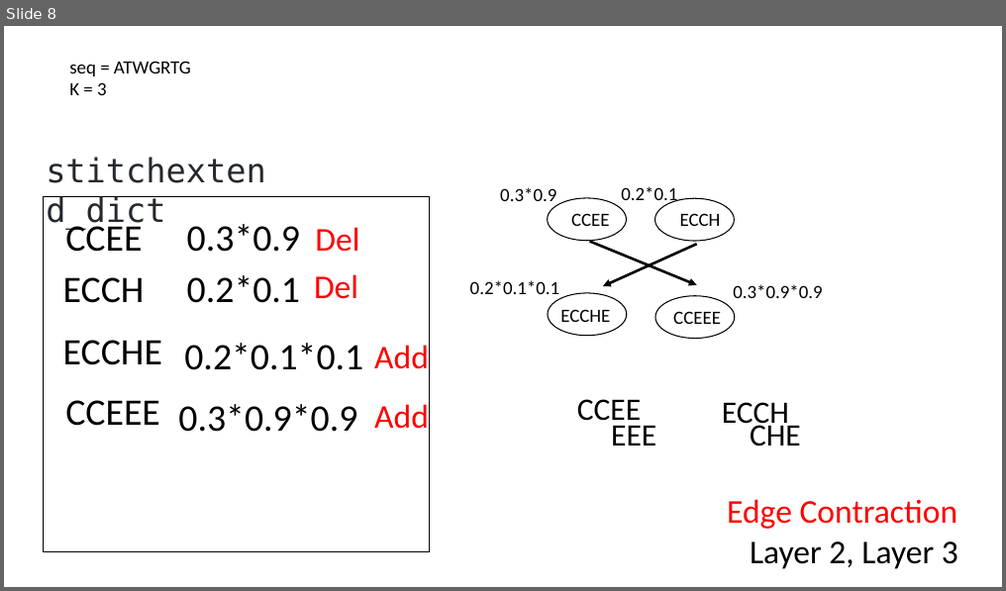
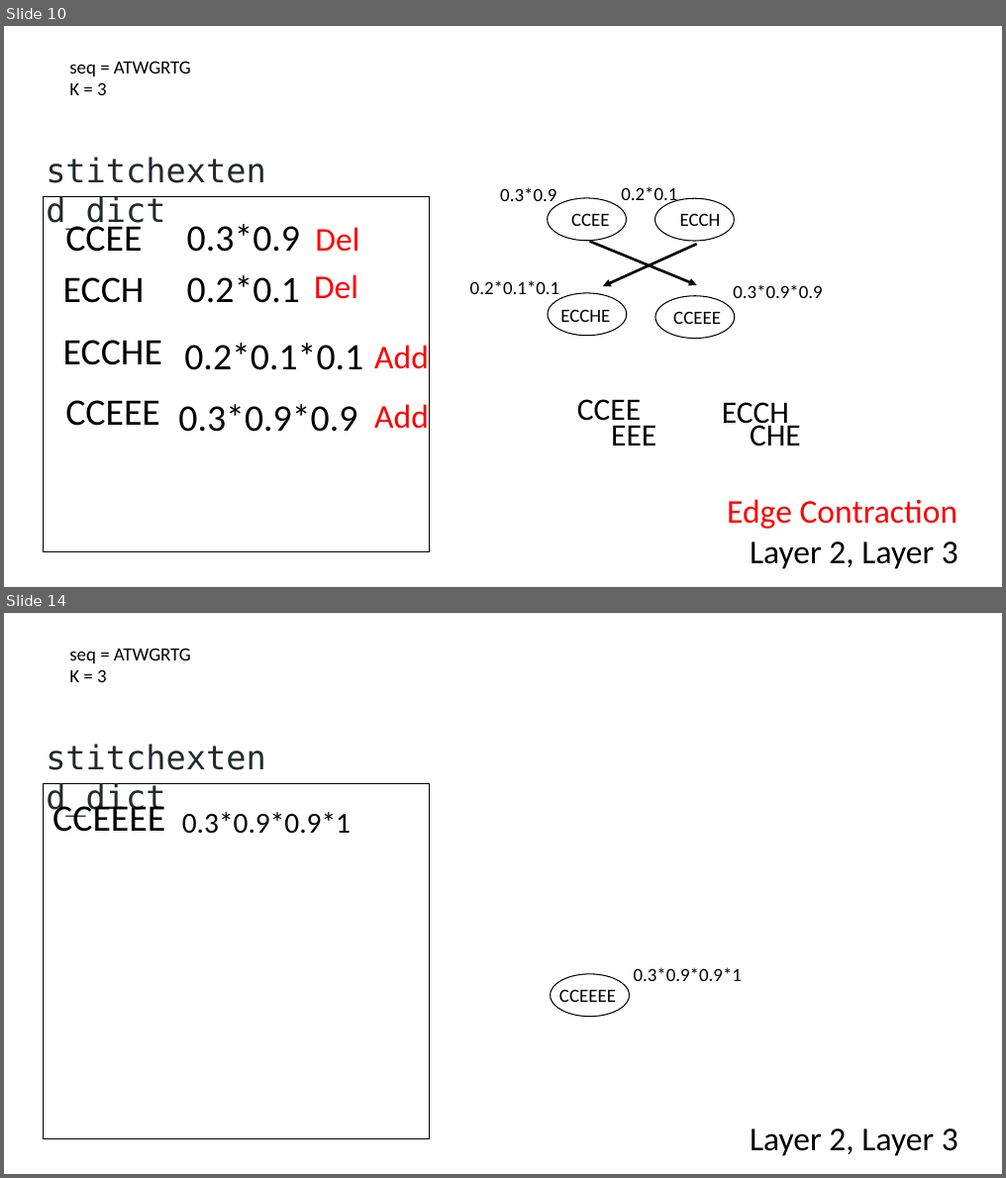
Before and after one commit to Dreycey/DebruijnExtend, a slide deck: figures/DebExtended.pptx. Shown one above the other, each under a label of ours: slide 8 before the commit, slides 10 and 14 after it; the slides between them are not shown. The pictures are 1006x591 and 1006x1178 pixels, drawn with LibreOffice and Linux fonts; fonts in the diff are those of the drawing. Boxes give left, top, right and bottom in pixels: in the first picture for what was removed or moved away, otherwise in the second. Text is boxed around its words. In the diff, an @@ line names an element or a change of style, - is before the commit and + after.

```diff
--- a/figures/DebExtended.pptx
+++ b/figures/DebExtended.pptx
@@ slide 14 added at [4,613,1002,1174], background #FFFFFF @@
@@ text added at [69,648,191,682], 18 pt, text #000000 @@
+seq = ATWGRTG
+K = 3
@@ rectangle added at [43,783,430,1140], outline #000000 1 pt @@
@@ text added at [46,783,165,816], 32 pt, text #24292E @@
+stitchextend_dict
@@ text added at [53,799,165,832], 36 pt, text #000000 @@
+CCEEEE
@@ text added at [182,812,350,834], 28 pt, text #000000 @@
+0.3*0.9*0.9*1
@@ text added at [634,967,742,981], 18 pt, text #000000 @@
+0.3*0.9*0.9*1
@@ ellipse added at [550,974,630,1017], outline #000000 1 pt @@
@@ text added at [559,989,616,1002], 18 pt, text #000000 @@
+CCEEEE
@@ text added at [749,1129,958,1157], 32 pt, text #000000 @@
+Layer 2, Layer 3
@@ what was slide 8 is now slide 10 @@
```
Also in this commit, not shown: 11 slides changed, 10 other slides added, 1 slide removed.
